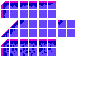
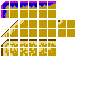
Before/after of a 100×100 layered artwork. What changed in the layer stack:
showed "Layer 11", painted on it over [1, 4, 75, 56]
